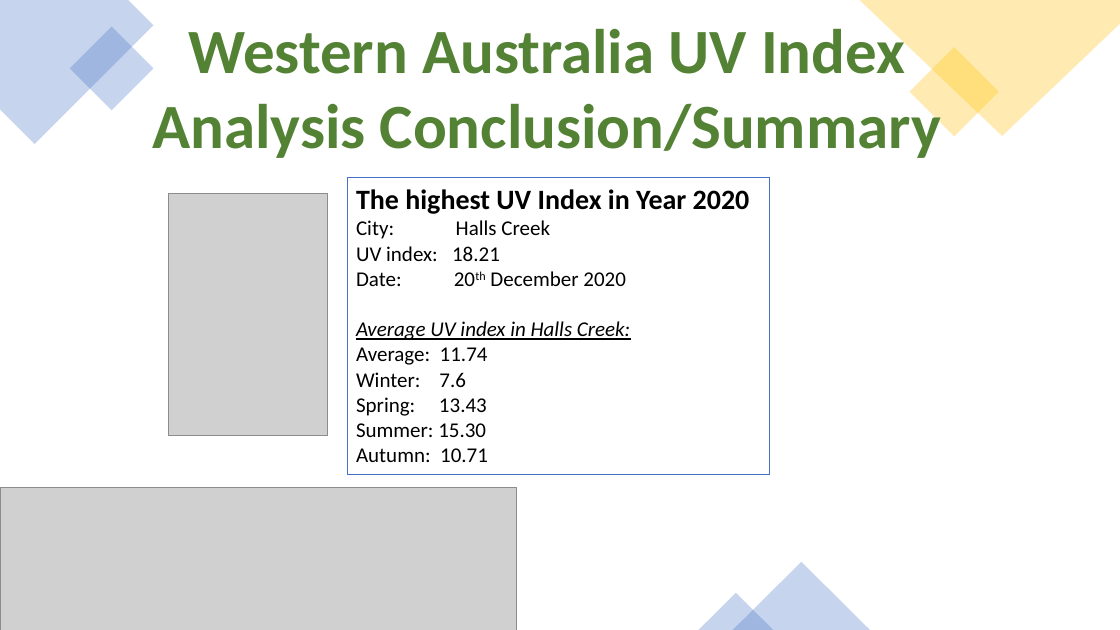
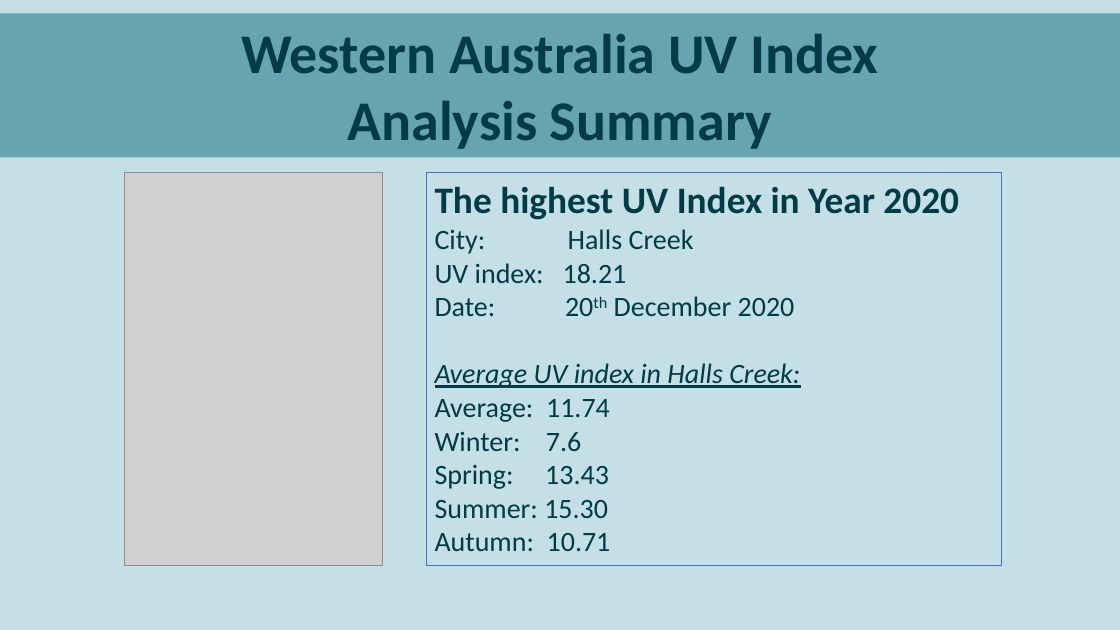
Before and after one commit to parastoorazavi/Data-Analytics-Project-2, a slide deck: slide 9 of Presentation.pptx (slide 10 before the commit). Drawn at 1120x630 pixels with LibreOffice and Linux fonts; fonts in the diff are those of the drawing; grey boxes stand for pictures. Boxes give left, top, right and bottom in pixels: in the first picture for what was removed or moved away, otherwise in the second. Text is boxed around its words. In the diff, an @@ line names an element or a change of style, - is before the commit and + after.

```diff
--- a/Presentation.pptx
+++ b/Presentation.pptx
@@ background #FFFFFF to #C4DFE6 @@
@@ rectangle "Western Australia UV Index" resized from (x1=152, y1=20, x2=941, y2=158) to (x1=0, y1=13, x2=1120, y2=158) @@
@@ rectangle "Western Australia UV Index" at (x1=0, y1=13, x2=1120, y2=158): fill none to #66A5AD @@
@@ freeform shape removed at (x1=0, y1=0, x2=154, y2=144) @@
@@ rectangle removed at (x1=70, y1=26, x2=154, y2=111) @@
@@ freeform shape removed at (x1=860, y1=0, x2=1120, y2=136) @@
@@ text in rectangle at (x1=241, y1=34, x2=878, y2=74): size 54 to 48 pt, text colour #548235 to #003B46 in "Western Australia UV Index" @@
@@ rectangle removed at (x1=909, y1=47, x2=999, y2=137) @@
@@ text in rectangle at (x1=348, y1=101, x2=772, y2=149): text changed; size 54 to 48 pt; text colour #548235 to #003B46 @@
-Analysis Conclusion/Summary
+Analysis Summary
@@ picture resized from (x1=169, y1=193, x2=329, y2=436) to (x1=124, y1=172, x2=382, y2=565) @@
@@ rectangle "The highest UV Index in ..." resized from (x1=348, y1=177, x2=770, y2=474) to (x1=426, y1=172, x2=1002, y2=565) @@
@@ rectangle "The highest UV Index in ..." at (x1=426, y1=172, x2=1002, y2=565): size 24 to 32 pt in "The highest UV Index in Year 2020"; text colour #000000 to #003B46; size 18 to 24 pt in "City: Halls Creek", "UV index: 18.21", "Date: 20th December 2020", "Average UV index in Halls Creek:" and 5 more places @@
@@ picture removed at (x1=0, y1=488, x2=516, y2=630) @@
@@ triangle removed at (x1=733, y1=562, x2=870, y2=630) @@
@@ triangle removed at (x1=699, y1=593, x2=774, y2=630) @@
```
Also in this commit, not shown: 11 other slides changed, 1 slide added, 1 slide removed, 2 other files.
